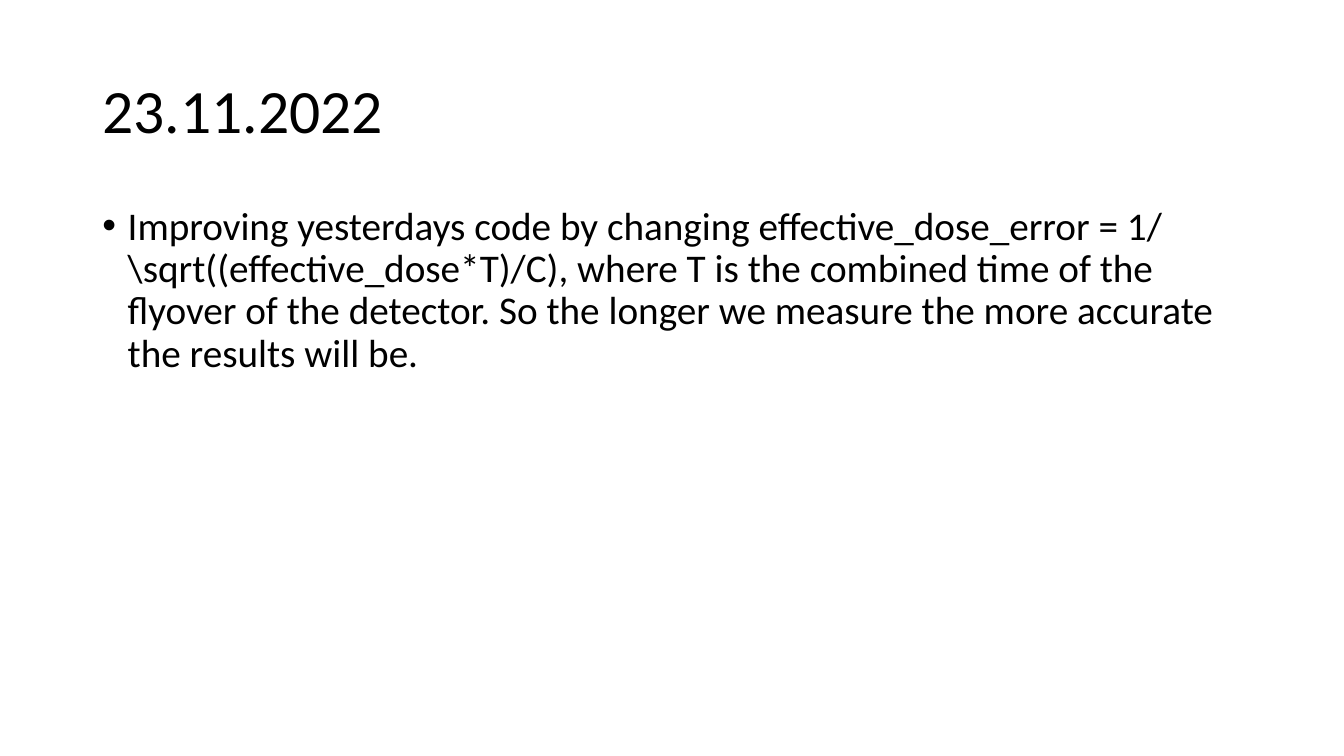
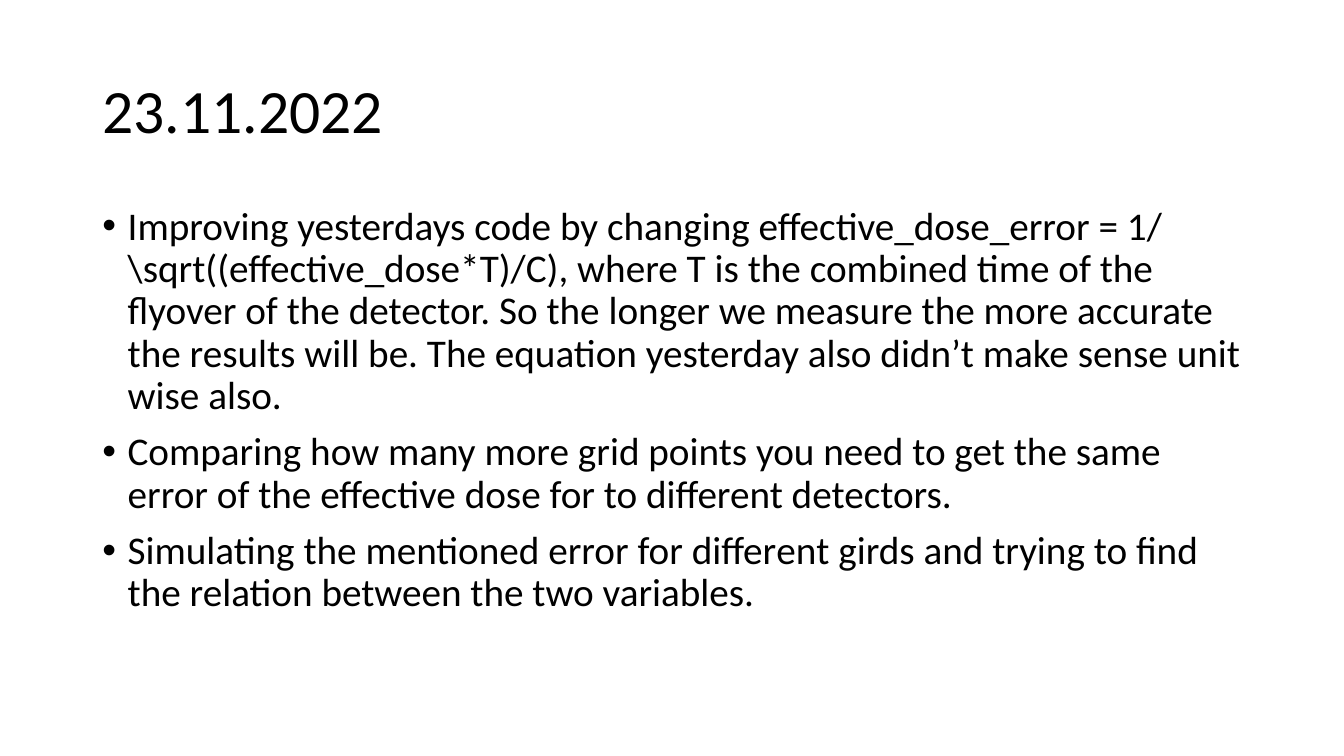
Before and after one commit to urhtrinko/DroneRadioactivity_student_job, a slide deck: slide 16 of reports/work_diary.pptx. Drawn at 1344x756 pixels with LibreOffice and Linux fonts; fonts in the diff are those of the drawing. Boxes give left, top, right and bottom in pixels: in the first picture for what was removed or moved away, otherwise in the second. Text is boxed around its words. In the diff, an @@ line names an element or a change of style, - is before the commit and + after.

```diff
--- a/reports/work_diary.pptx
+++ b/reports/work_diary.pptx
@@ text at (128,212,1240,607): text changed @@
-• Improving yesterdays code by changing effective_dose_error = 1/ \sqrt((effective_dose*T)/C), where T is the combined time of the flyover of the detector. So the longer we measure the more accurate the results will be.
+• Improving yesterdays code by changing effective_dose_error = 1/ \sqrt((effective_dose*T)/C), where T is the combined time of the flyover of the detector. So the longer we measure the more accurate the results will be. The equation yesterday also didn’t make sense unit wise also.
+• Comparing how many more grid points you need to get the same error of the effective dose for to different detectors.
+• Simulating the mentioned error for different girds and trying to find the relation between the two variables.
```
